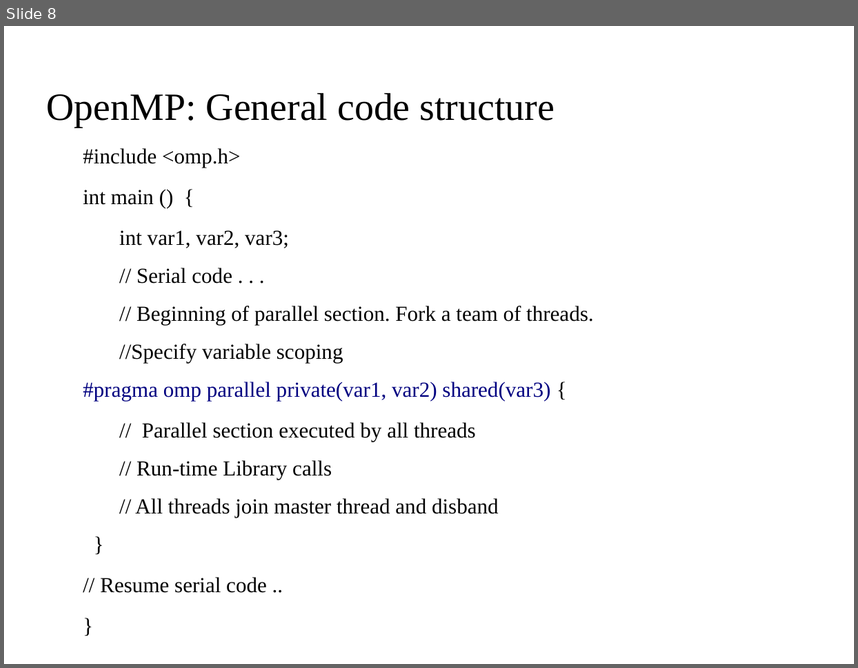
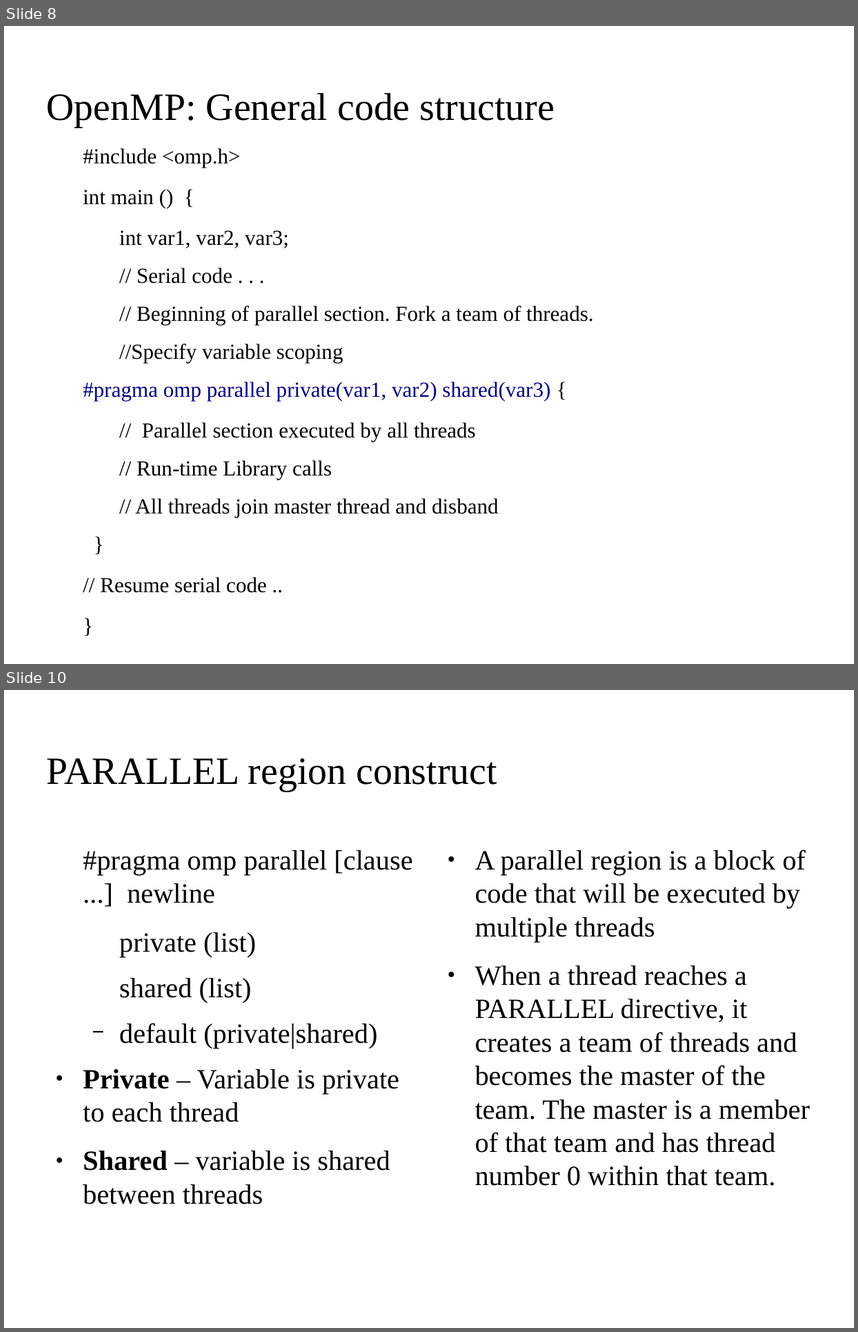
Before and after one commit to kks32/cpp-software-development, a slide deck: Ex12_Parallelisation/Ex12_Parallelisation.odp. Shown one above the other, each under a label of ours: slide 8 before the commit, slides 8 and 10 after it; the slides between them are not shown. The pictures are 858x668 and 858x1332 pixels, drawn with LibreOffice and Linux fonts; fonts in the diff are those of the drawing; background and template pictures are left out. Boxes give left, top, right and bottom in pixels: in the first picture for what was removed or moved away, otherwise in the second. Text is boxed around its words. In the diff, an @@ line names an element or a change of style, - is before the commit and + after.

```diff
--- a/Ex12_Parallelisation/Ex12_Parallelisation.odp
+++ b/Ex12_Parallelisation/Ex12_Parallelisation.odp
@@ slide 10 added at box(4, 690, 854, 1328), background picture (left out) @@
@@ title added at box(47, 758, 497, 791), 36 pt, text #000000 @@
+PARALLEL region construct
@@ text added at box(83, 850, 412, 1204), 26 pt, text #000000 @@
+#pragma omp parallel [clause ...] newline
+  private (list)
+  shared (list)
+  − default (private|shared)
+● Private – Variable is private to each thread
+● Shared – variable is shared between threads
@@ text added at box(475, 849, 810, 1185), 26 pt, text #000000 @@
+● A parallel region is a block of code that will be executed by multiple threads
+● When a thread reaches a PARALLEL directive, it creates a team of threads and becomes the master of the team. The master is a member of that team and has thread number 0 within that team.
```
Also in this commit, not shown: 1 slide changed, 2 other files.
